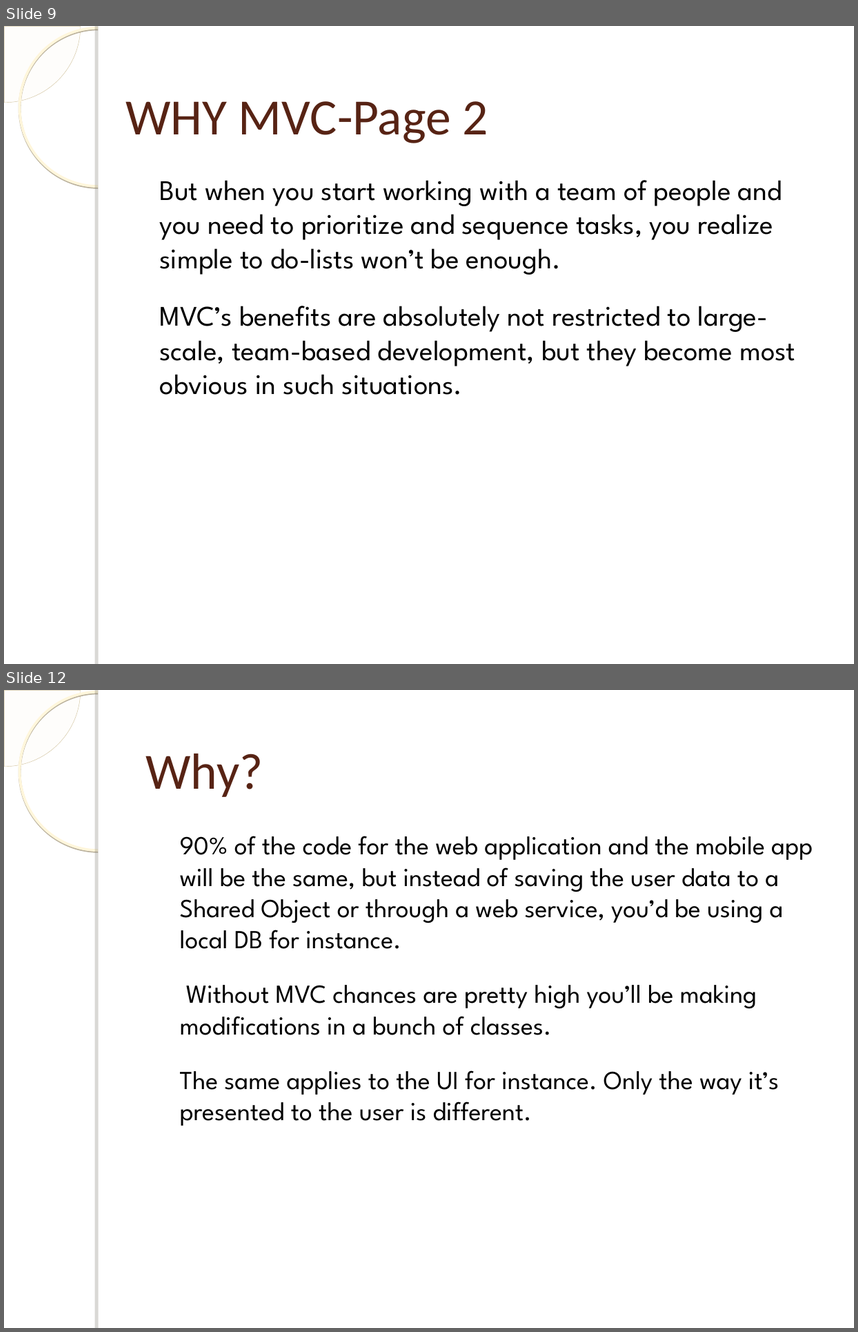
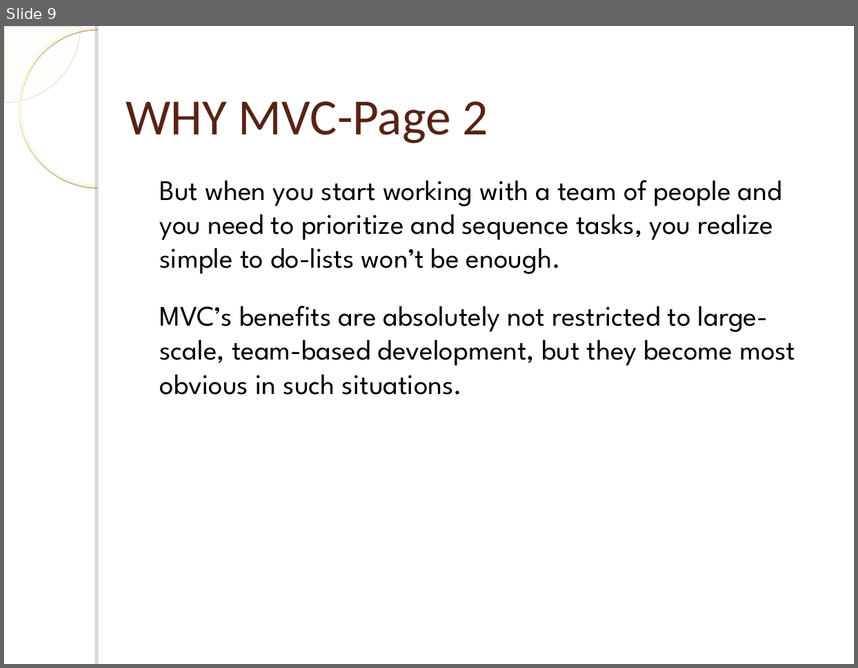
Before and after one commit to bugChanger/E-receipit_for_CSE404, a slide deck: MVC & use_case.ppt. Shown one above the other, each under a label of ours: slides 9 and 12 before the commit, slide 9 after it; the slides between them are not shown. The pictures are 858x1332 and 858x668 pixels, drawn with LibreOffice and Linux fonts; fonts in the diff are those of the drawing; background and template pictures are left out. Boxes give left, top, right and bottom in pixels: in the first picture for what was removed or moved away, otherwise in the second. Text is boxed around its words. In the diff, an @@ line names an element or a change of style, - is before the commit and + after.

```diff
--- a/MVC & use_case.ppt
+++ b/MVC & use_case.ppt
@@ slide 12 removed at <box>4,690,854,1328</box>, background picture (left out); not listed: 4 template elements that a slide beside it also shows @@
@@ title removed at <box>145,753,263,797</box> @@
-Why?
@@ text removed at <box>180,836,813,1125</box> @@
-• 90% of the code for the web application and the mobile app will be the same, but instead of saving the user data to a Shared Object or through a web service, you’d be using a local DB for instance.
-• Without MVC chances are pretty high you’ll be making modifications in a bunch of classes.
-• The same applies to the UI for instance. Only the way it’s presented to the user is different.
```
Also in this commit, not shown: 18 other slides changed, 4 slides added, 3 other slides removed, 2 other files.
